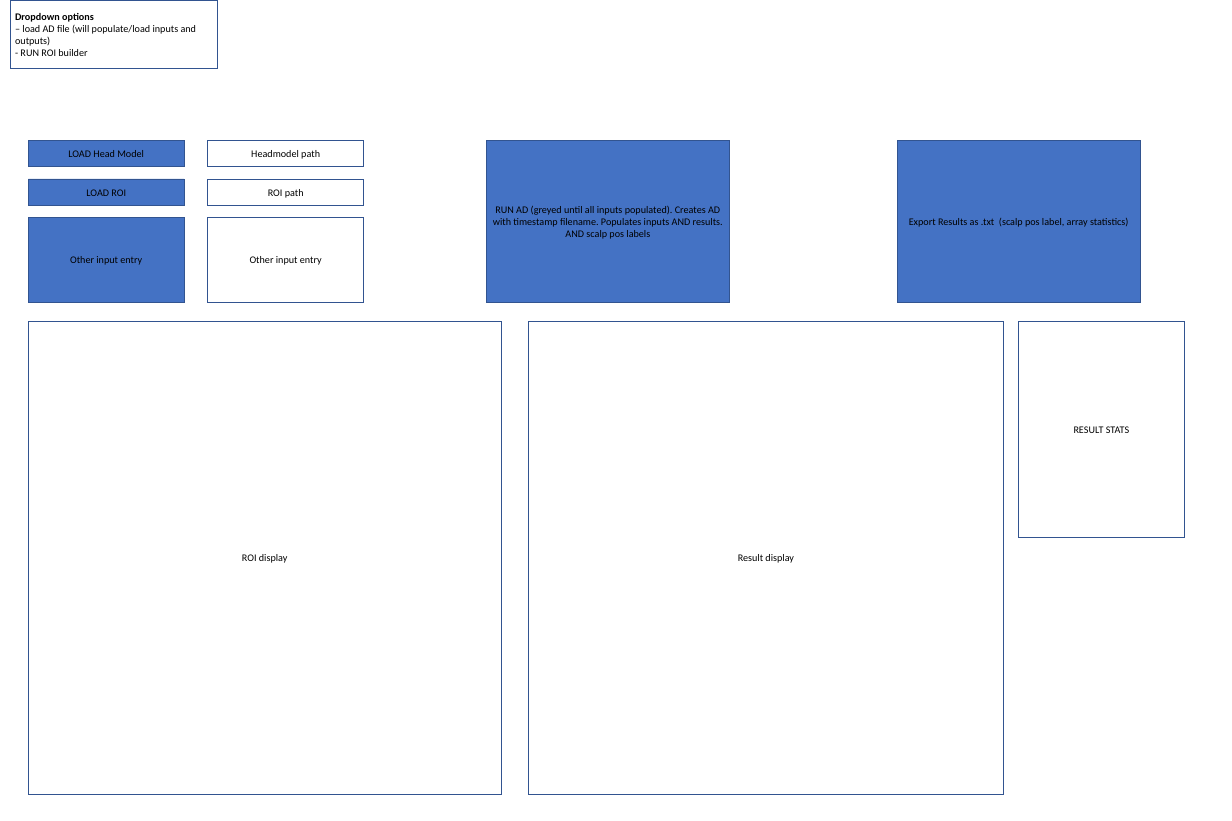
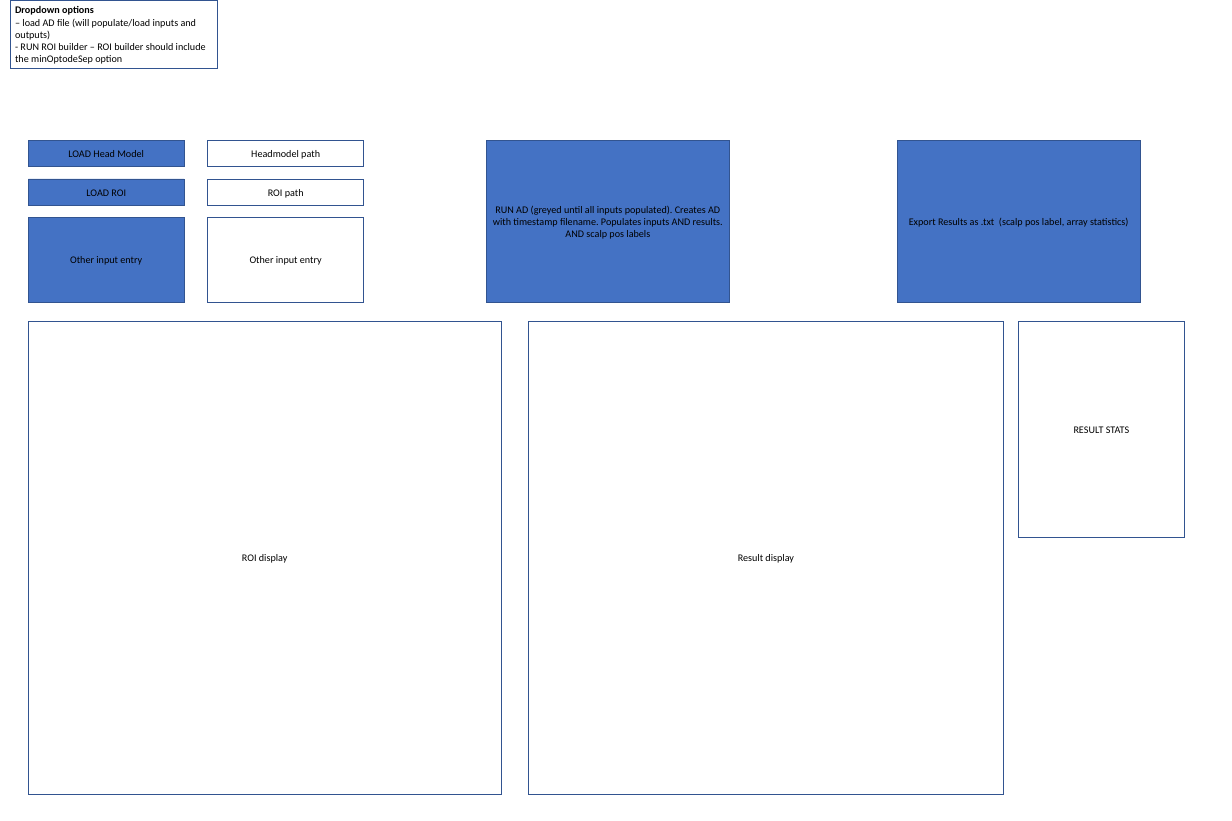
Before and after one commit to DOT-HUB/ArrayDesigner, a slide deck: slide 2 of ArrayDesignerGUI_Outline.pptx. Drawn at 1232x821 pixels with LibreOffice and Linux fonts; fonts in the diff are those of the drawing. Boxes give left, top, right and bottom in pixels: in the first picture for what was removed or moved away, otherwise in the second. Text is boxed around its words. In the diff, an @@ line names an element or a change of style, - is before the commit and + after.

```diff
--- a/ArrayDesignerGUI_Outline.pptx
+++ b/ArrayDesignerGUI_Outline.pptx
@@ text in rectangle at box(15, 43, 206, 64): text changed @@
-- RUN ROI builder
+- RUN ROI builder – ROI builder should include the minOptodeSep option
```
Also in this commit, not shown: 2 other files.
